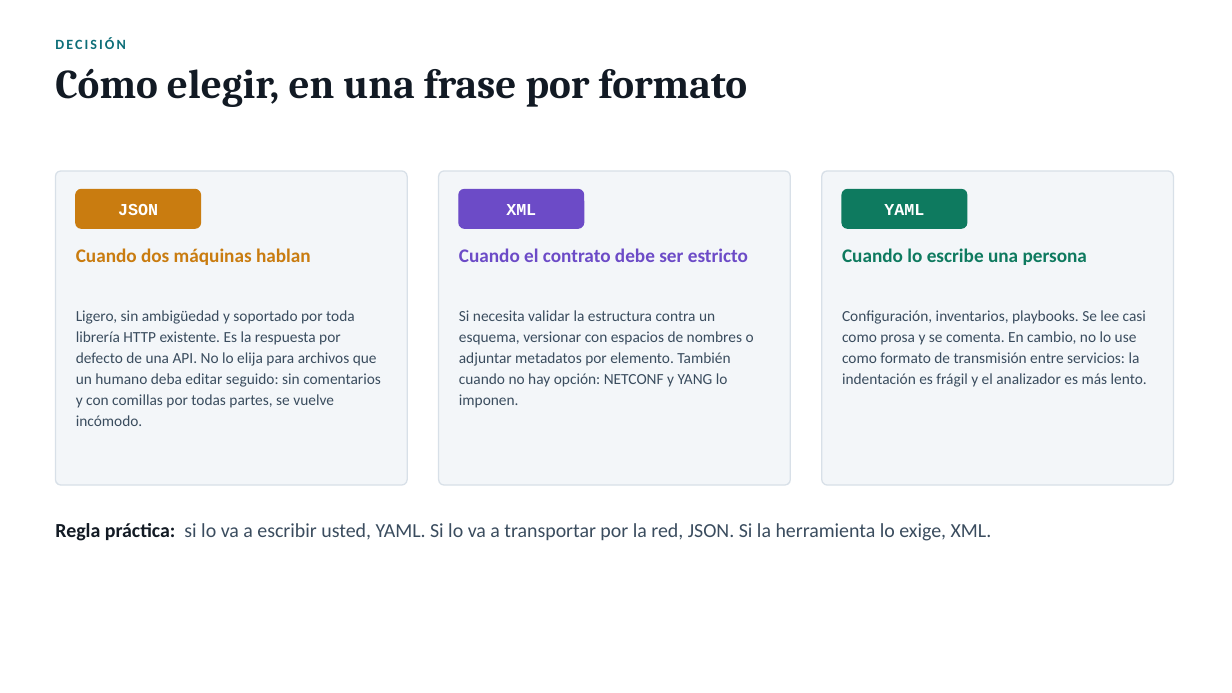
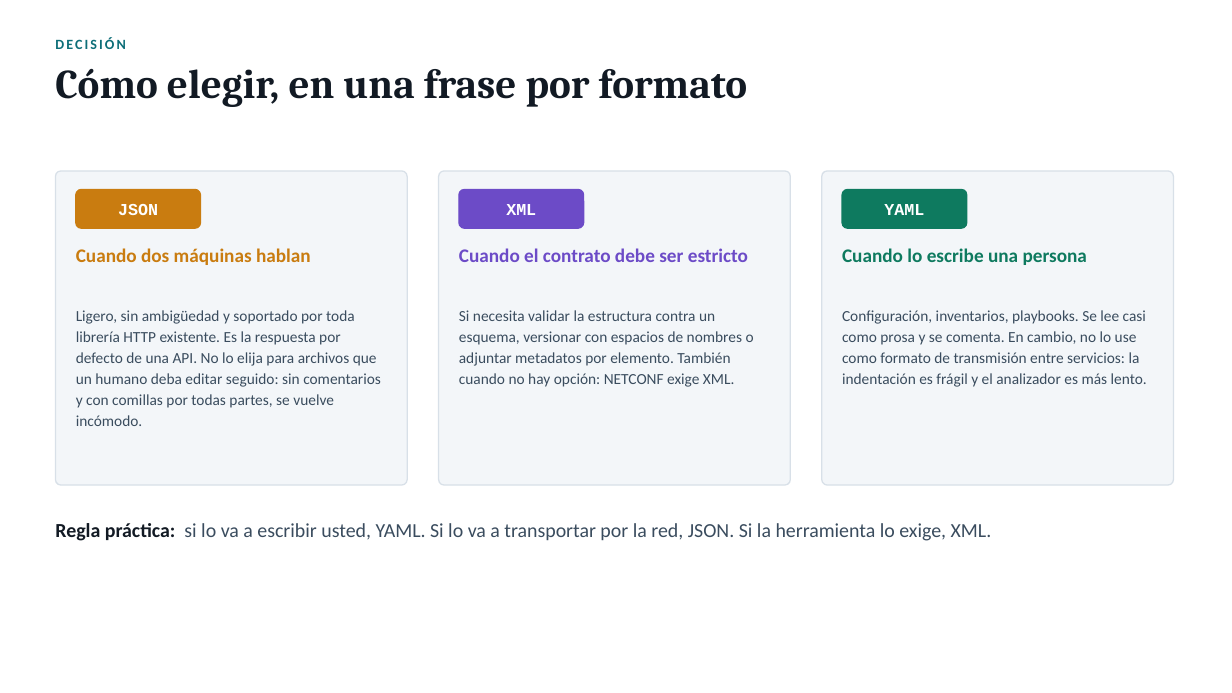
Before and after one commit to CTH-SOLUCIONES/netlab, a slide deck: slide 16 of docs/formatos-datos-automatizacion-redes.pptx. Drawn at 1232x693 pixels with LibreOffice and Linux fonts; fonts in the diff are those of the drawing. Boxes give left, top, right and bottom in pixels: in the first picture for what was removed or moved away, otherwise in the second. Text is boxed around its words. In the diff, an @@ line names an element or a change of style, - is before the commit and + after.

```diff
--- a/docs/formatos-datos-automatizacion-redes.pptx
+++ b/docs/formatos-datos-automatizacion-redes.pptx
@@ text at (x1=459, y1=310, x2=754, y2=387): text changed @@
-Si necesita validar la estructura contra un esquema, versionar con espacios de nombres o adjuntar metadatos por elemento. También cuando no hay opción: NETCONF y YANG lo imponen.
+Si necesita validar la estructura contra un esquema, versionar con espacios de nombres o adjuntar metadatos por elemento. También cuando no hay opción: NETCONF exige XML.
```
Also in this commit, not shown: 8 other slides changed, 2 other files.
